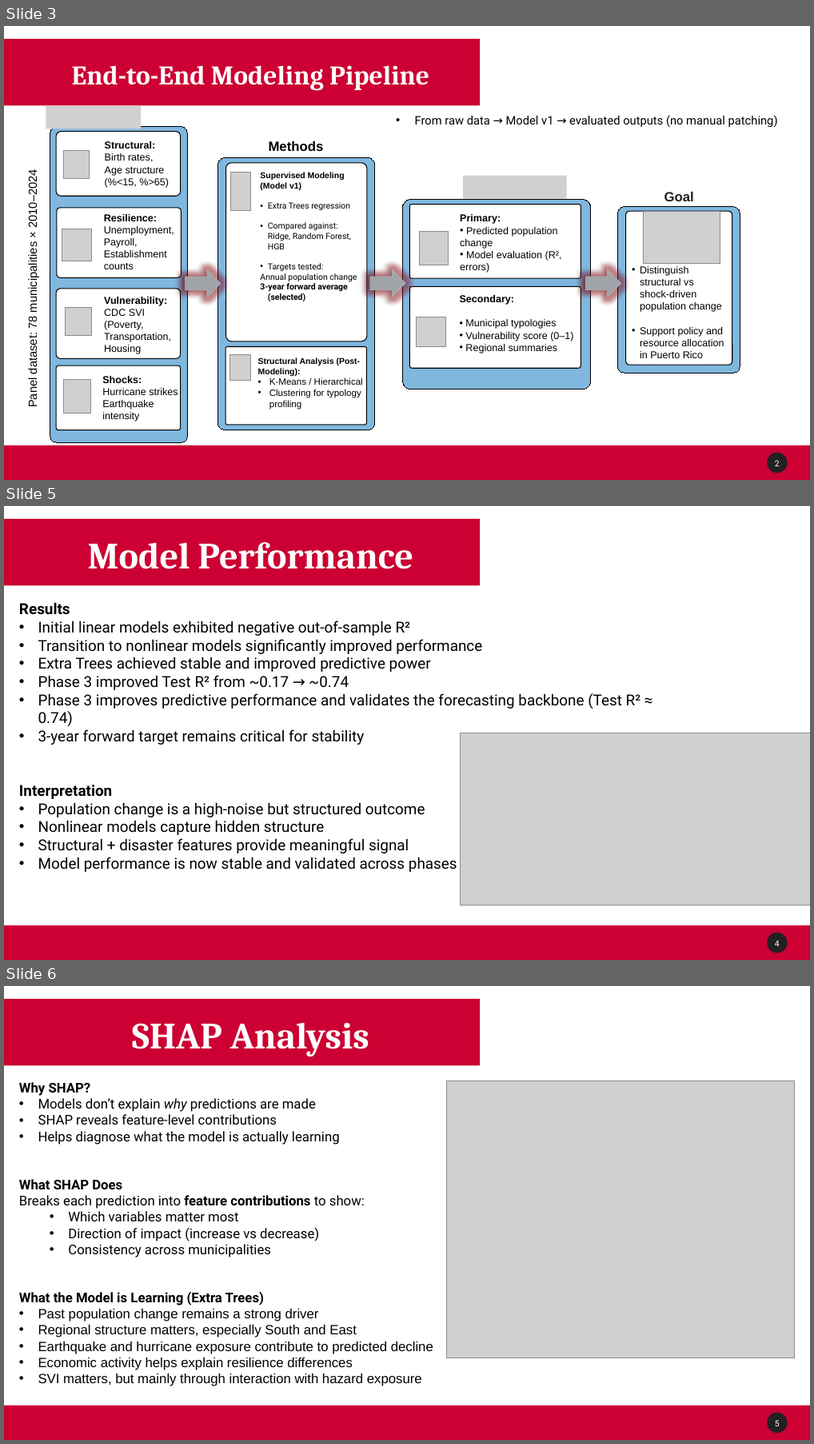
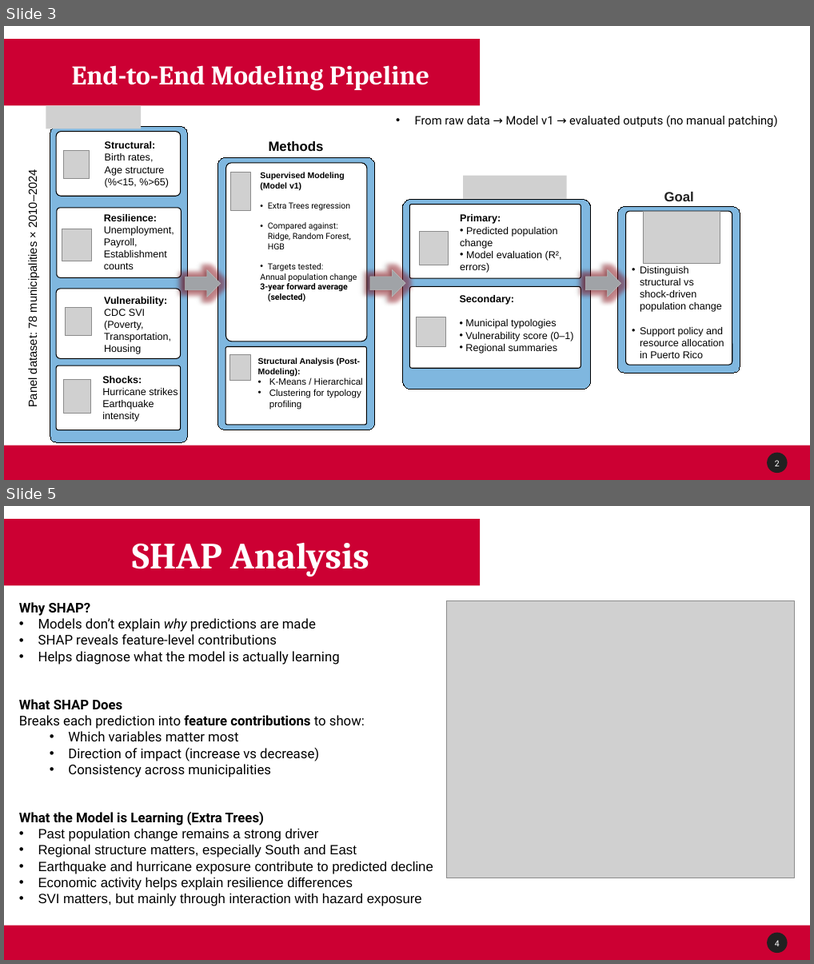
Before and after one commit to Venettov/CAPSTONE_DATA_SCIENCE_RIVERARUIZ, a slide deck: project_reports/10APR_Progress.pptx. Shown one above the other, each under a label of ours: slides 3, 5 and 6 before the commit, slides 3 and 5 after it; the slides between them are not shown. The pictures are 814x1444 and 814x964 pixels, drawn with LibreOffice and Linux fonts; fonts in the diff are those of the drawing; grey boxes stand for pictures; background and template pictures are left out. Boxes give left, top, right and bottom in pixels: in the first picture for what was removed or moved away, otherwise in the second. Text is boxed around its words. In the diff, an @@ line names an element or a change of style, - is before the commit and + after.

Commit message:
feat: stabilize Phase 3 forecasting backbone and align with Phase 2 pipeline
- Fixed Phase 3 backbone evaluation to use exact Phase 2 time-based split (train <=2018, val=2019, test >=2020)
- Successfully loaded Phase 2 pipeline and reference summary for consistent cross-phase validation
- Added clean historical backbone evaluation before recursive forecasting
- Resolved feature drift and distribution mismatch in recursive forecasting logic
- Improved feature evolution using mean-reversion toward municipality-level historical anchors
- Reduced extrapolation instability by controlling year input during forecasting
- Separated forecasting logic from evaluation to prevent contamination of test metrics
- Added output: phase3_v4_clean_backbone_evaluation.csv for validation tracking

Result:
- Test R² improved from -1.21 to ~0.23
- Validation R² improved to ~0.75
- Minimal reproduction gap between Phase 2 and Phase 3
- Established stable and validated forecasting backbone for scenario analysis

```diff
--- a/project_reports/10APR_Progress.pptx
+++ b/project_reports/10APR_Progress.pptx
@@ slide 5 removed at bbox=[4, 506, 810, 960], background #FFFFFF; not listed: 3 template elements that a slide beside it also shows @@
@@ rectangle removed at bbox=[4, 519, 480, 585] @@
@@ text removed at bbox=[88, 542, 414, 569] @@
-Model Performance
@@ text removed at bbox=[19, 602, 642, 872] @@
-Results
-• Initial linear models exhibited negative out-of-sample R²
-• Transition to nonlinear models significantly improved performance
-• Extra Trees achieved stable and improved predictive power
-• Phase 3 improved Test R² from ~0.17 → ~0.74
-• Phase 3 improves predictive performance and validates the forecasting backbone (Test R² ≈ 0.74)
-• 3-year forward target remains critical for stability
-Interpretation
-• Population change is a high-noise but structured outcome
-• Nonlinear models capture hidden structure
-• Structural + disaster features provide meaningful signal
-• Model performance is now stable and validated across phases
@@ picture removed at bbox=[461, 733, 810, 904] @@
@@ what was slide 6 is now slide 5 @@
@@ page number at bbox=[775, 940, 780, 946]: text changed @@
-5
+4
```
Also in this commit, not shown: 2 slides changed, 1 slide added, 1 other slide removed, 3 other files.
